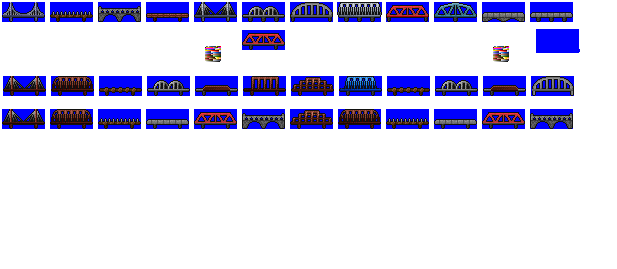
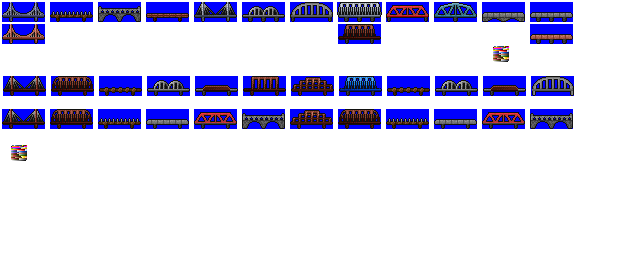
Revision of a layered 617×269 image; what changed, layer by layer:
added layer "Pasted Layer #6" above "Pasted Layer #5" over [2, 24, 45, 44]
added layer "Pasted Layer #5" above "gui_icons.png" over [530, 24, 573, 44]
painted on "gui_icons.png" over [11, 24, 580, 161]
